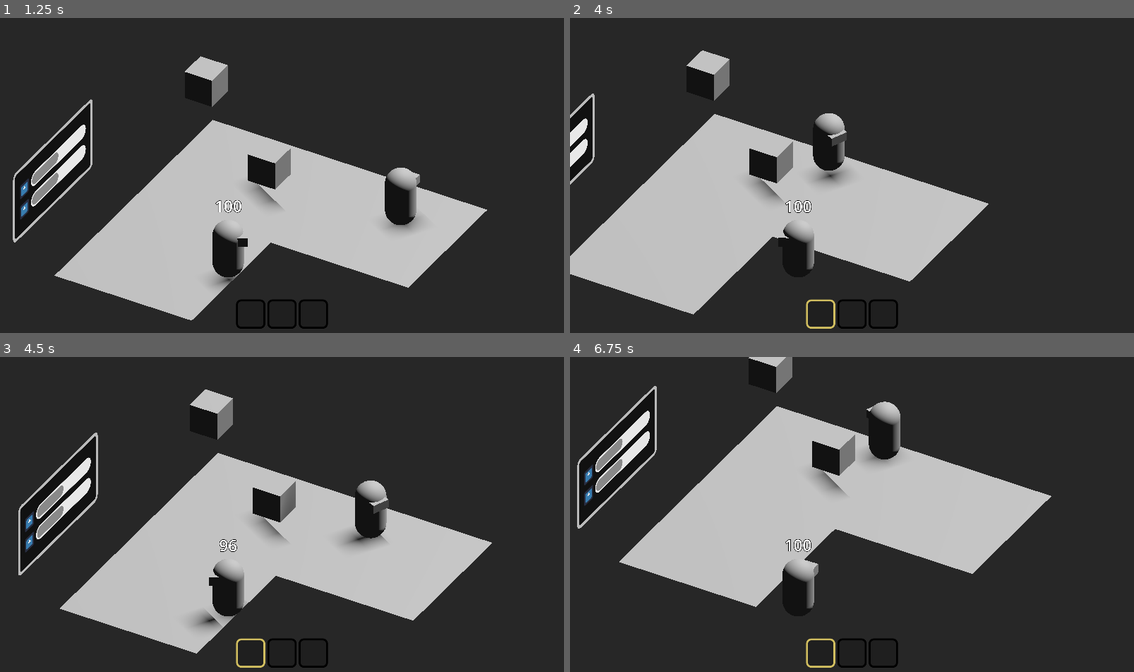
Above: before the commit, frames 1-4 (two rows, left to right).
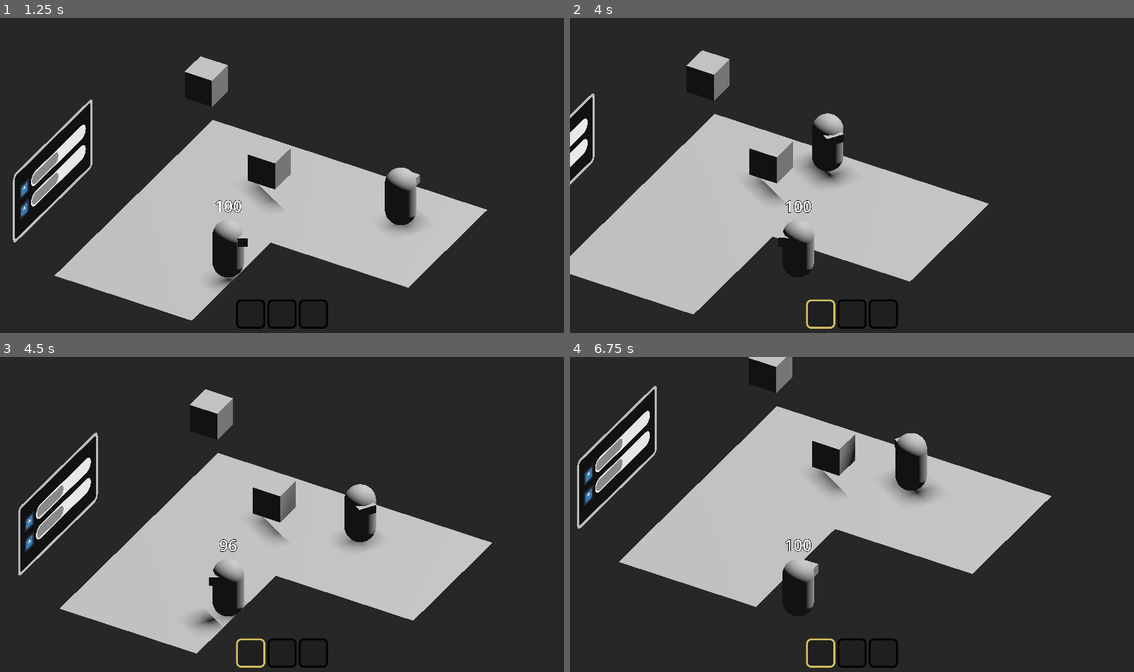
Above: after the commit, the same moments.

Repository: Scrawach/ld57
Game: Godot game, scene res://game.tscn
The game is run twice, just before and just after one commit, with the same random seed, the same clock (stepped at 60 frames per second) and the same inputs. The engine's default icon, where the game draws it, is replaced by a stand-in: a white triangle on a blue panel in a dark square.
Inputs:
- Up to frame 1 (1.25 s): tap Enter at 0.5 s; hold D (move_right) from 0.53 s (still down); hold E (interact) from 0.53 s (still down)
- Up to frame 2 (4 s): release D (move_right) at 1.28 s; release E (interact) at 1.28 s; hold S (move_back) 1.28-2.03 s; tap Shift (dash) at 1.35 s; tap E (interact) at 1.55, 3.05 s; hold D (move_right) 2.03-2.78 s; hold E (interact) 2.03-2.78 s; hold W (move_forward) 2.78-3.53 s; tap 1 at 2.85 s; hold A (move_left) from 3.53 s (still down); hold E (interact) from 3.53 s (still down)
- Up to frame 3 (4.5 s): keep holding A (move_left); release E (interact) at 4.28 s; tap Shift (dash) at 4.35 s
- Up to frame 4 (6.75 s): tap E (interact) at 4.55, 6.05 s; release A (move_left) at 5.03 s; hold S (move_back) 5.03-5.78 s; hold E (interact) 5.03-5.78 s; hold D (move_right) 5.78-6.53 s; tap 1 at 5.85 s; hold W (move_forward) from 6.53 s (still down); hold E (interact) from 6.53 s (still down)

Frame 1 is identical in both runs. In frame 2, 0.3% of the frame differs, in the area x 40-50%, y 30-50%; in frame 3, 1.1%; in frame 4, 2.1%, in the area x 48-65%, y 14-46%.

Commit message:
feature: implement eat zone inside living lift

Diff:
--- a/src/game.tscn
+++ b/src/game.tscn
@@ -54,7 +54,7 @@
 [node name="Way Points" type="Node3D" parent="World3D/Level"]
 
 [node name="Marker3D" type="Marker3D" parent="World3D/Level/Way Points"]
-transform = Transform3D(1, 0, 0, 0, 1, 0, 0, 0, 1, 6.00783, -0.985506, -2.00227)
+transform = Transform3D(1, 0, 0, 0, 1, 0, 0, 0, 1, 6.63781, -0.985506, -0.701387)
 gizmo_extents = 1.0
 
 [node name="Marker3D2" type="Marker3D" parent="World3D/Level/Way Points"]
--- a/src/interaction.gd
+++ b/src/interaction.gd
@@ -1,10 +1,10 @@
 class_name Interaction
-extends StaticBody3D
+extends Area3D
 
-func show_tooltip() -> void:
+func show_tooltip(player: Player) -> void:
 	pass
 
-func hide_tooltip() -> void:
+func hide_tooltip(player: Player) -> void:
 	pass
 
 func interact(player: Player) -> void:
--- a/src/inventory.gd
+++ b/src/inventory.gd
@@ -7,13 +7,29 @@
 @export var size: int
 
 var items: Array[ItemResource]
+var selected_item: int = -1
 
 func has_empty_space() -> bool:
 	return items.size() < size
+
+func is_not_empty() -> bool:
+	return items.size() > 0
+
+func is_selected_item() -> bool:
+	return selected_item != -1 && items.size() > selected_item
 
 func add_item(item: ItemResource) -> void:
 	items.append(item)
 	updated.emit()
 
+func pop_selected_item() -> ItemResource:
+	if not is_selected_item():
+		return null
+	var item = items[selected_item]
+	items.erase(item)
+	updated.emit()
+	return item
+
 func select(item_index: int) -> void:
+	selected_item = item_index
 	item_selected.emit(item_index)
--- a/src/items/pickup_item.tscn
+++ b/src/items/pickup_item.tscn
@@ -7,9 +7,10 @@
 
 [sub_resource type="BoxMesh" id="BoxMesh_jisn5"]
 
-[node name="Pickup Item" type="StaticBody3D"]
+[node name="Pickup Item" type="Area3D"]
 transform = Transform3D(1, 0, 0, 0, 1, 0, 0, 0, 1, 0, 1, 0)
 collision_layer = 3
+monitoring = false
 script = ExtResource("1_26yid")
 item = ExtResource("2_ow3kl")
 
--- a/src/living_lift.gd
+++ b/src/living_lift.gd
@@ -4,6 +4,7 @@
 @export var config: LiftResource
 
 @onready var dialogue_panel: DialoguePanel = %"Dialogue Panel"
+@onready var eat_zone: EatZone = $"Eat Zone"
 
 var health: ReactiveValue
 var hunger: ReactiveValue
@@ -12,3 +13,8 @@
 	health = ReactiveValue.new(config.startup_health, config.max_health)
 	hunger = ReactiveValue.new(config.startup_hunger, config.max_hunger)
 	dialogue_panel.attach(self)
+
+	eat_zone.eated.connect(_on_eated)
+
+func _on_eated(item: ItemResource) -> void:
+	hunger.current += 10
--- /dev/null
+++ b/src/living_lift/eat_zone.gd
@@ -0,0 +1,29 @@
+class_name EatZone
+extends Interaction
+
+signal eated(item: ItemResource)
+
+@onready var label := $Label3D as Label3D
+
+var inventory: Inventory
+
+func show_tooltip(player: Player) -> void:
+	inventory = player.inventory
+	inventory.item_selected.connect(_on_item_selected)
+	if player.inventory.is_selected_item():
+		label.show()
+
+func hide_tooltip(player: Player) -> void:
+	inventory.item_selected.disconnect(_on_item_selected)
+	label.hide()
+
+func interact(player: Player) -> void:
+	if inventory.is_selected_item():
+		var item: ItemResource = inventory.pop_selected_item()
+		eated.emit(item)
+
+func _on_item_selected(item_index: int) -> void:
+	if inventory.is_selected_item():
+		label.show()
+	else:
+		label.hide()
--- a/src/living_lift/living_lift.tscn
+++ b/src/living_lift/living_lift.tscn
@@ -1,10 +1,13 @@
-[gd_scene load_steps=5 format=3 uid="uid://6cthiya7h8jg"]
+[gd_scene load_steps=7 format=3 uid="uid://6cthiya7h8jg"]
 
 [ext_resource type="Script" path="res://living_lift.gd" id="1_p8bgj"]
 [ext_resource type="Resource" uid="uid://bxcg8onw2rbii" path="res://living_lift/lift_resource.tres" id="2_cjspu"]
 [ext_resource type="PackedScene" uid="uid://dsvuyf2ey8a4h" path="res://dialogue_panel.tscn" id="3_uugx3"]
+[ext_resource type="Script" path="res://living_lift/eat_zone.gd" id="4_5xp8e"]
 
 [sub_resource type="QuadMesh" id="QuadMesh_688nc"]
+
+[sub_resource type="BoxShape3D" id="BoxShape3D_c5uqo"]
 
 [node name="Living Lift" type="Node3D"]
 script = ExtResource("1_p8bgj")
@@ -17,3 +20,19 @@
 [node name="Dialogue Panel" parent="." instance=ExtResource("3_uugx3")]
 unique_name_in_owner = true
 transform = Transform3D(3.55271e-15, 1, 1.55294e-22, 4.37114e-08, 0, -1, -1, 0, -4.37114e-08, -4, 2, 3)
+
+[node name="Eat Zone" type="Area3D" parent="."]
+transform = Transform3D(1, 0, 0, 0, 1, 0, 0, 0, 1, 0, 0, 6)
+collision_layer = 3
+monitoring = false
+script = ExtResource("4_5xp8e")
+
+[node name="CollisionShape3D" type="CollisionShape3D" parent="Eat Zone"]
+shape = SubResource("BoxShape3D_c5uqo")
+
+[node name="Label3D" type="Label3D" parent="Eat Zone"]
+transform = Transform3D(1, 0, 0, 0, 1, 0, 0, 0, 1, 0, 1, 0)
+visible = false
+billboard = 1
+text = "EAT"
+font_size = 100
--- a/src/pickup_item.gd
+++ b/src/pickup_item.gd
@@ -5,10 +5,10 @@
 
 @onready var tooltip: Label3D = $Label3D
 
-func show_tooltip() -> void:
+func show_tooltip(_player: Player) -> void:
 	tooltip.show()
 
-func hide_tooltip() -> void:
+func hide_tooltip(_player: Player) -> void:
 	tooltip.hide()
 
 func interact(player: Player) -> void:
--- a/src/player.gd
+++ b/src/player.gd
@@ -47,7 +47,7 @@
 	return input.normalized()
 
 func _interaction_process(delta: float) -> void:
-	if nearest_interaction != null and Input.is_action_pressed("interact"):
+	if nearest_interaction != null and Input.is_action_just_pressed("interact"):
 		nearest_interaction.interact(self)
 
 	for item_index in inventory.size:
@@ -56,15 +56,16 @@
 		if is_pressed:
 			inventory.select(item_index)
 
-func _on_interact_zone_body_entered(body: Node3D) -> void:
-	if body is Interaction:
+func _on_interact_zone_area_entered(area: Area3D) -> void:
+	if area is Interaction:
 		if nearest_interaction != null:
-			nearest_interaction.hide_tooltip()
+			nearest_interaction.hide_tooltip(self)
 
-		nearest_interaction = body
-		nearest_interaction.show_tooltip()
+		nearest_interaction = area
+		nearest_interaction.show_tooltip(self)
 
-func _on_interact_zone_body_exited(body: Node3D) -> void:
-	if nearest_interaction == body:
-		nearest_interaction.hide_tooltip()
+
+func _on_interact_zone_area_exited(area: Area3D) -> void:
+	if nearest_interaction == area:
+		nearest_interaction.hide_tooltip(self)
 		nearest_interaction = null
--- a/src/player/player.tscn
+++ b/src/player/player.tscn
@@ -63,5 +63,5 @@
 script = ExtResource("4_2t717")
 stamina = NodePath("../Stamina")
 
-[connection signal="body_entered" from="Interact Zone" to="." method="_on_interact_zone_body_entered"]
-[connection signal="body_exited" from="Interact Zone" to="." method="_on_interact_zone_body_exited"]
+[connection signal="area_entered" from="Interact Zone" to="." method="_on_interact_zone_area_entered"]
+[connection signal="area_exited" from="Interact Zone" to="." method="_on_interact_zone_area_exited"]
--- a/src/ui/inventory_control.gd
+++ b/src/ui/inventory_control.gd
@@ -25,7 +25,6 @@
 			instance.construct(inventory.items[index])
 
 		if index == selected_index:
-			print(selected_index)
 			instance.select()
 
 func _on_inventory_item_selected(item_index: int) -> void:
